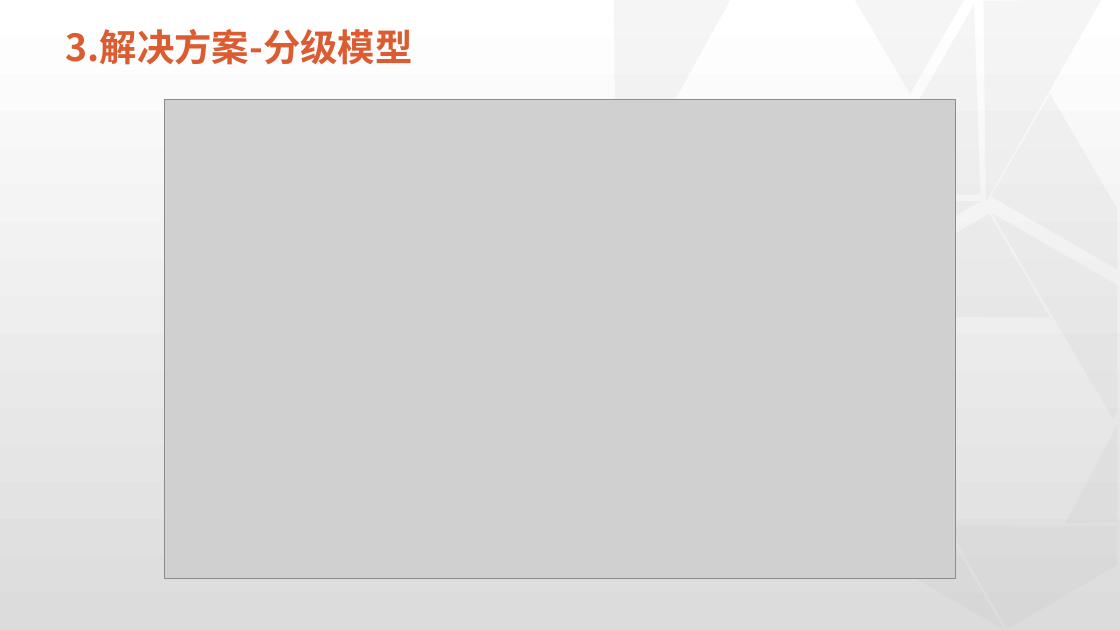
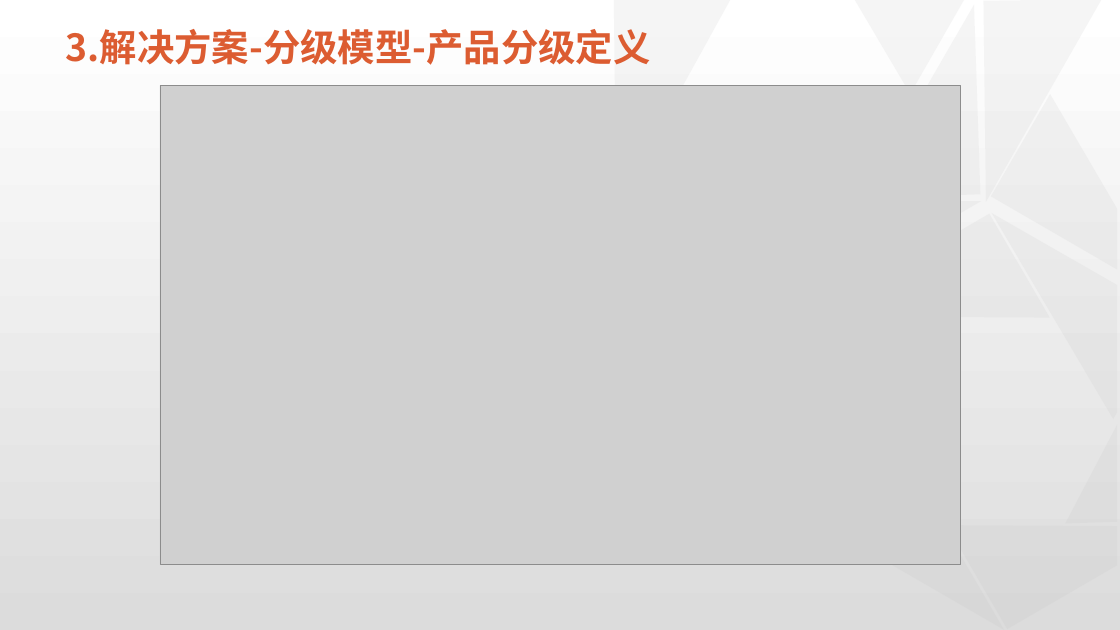
Before and after one commit to physicsLoveJava/java-miscellaneous, a slide deck: slide 10 of tech-interview/a-task/实习总结预展示板-新版.pptx. Drawn at 1120x630 pixels with LibreOffice and Linux fonts; fonts in the diff are those of the drawing; grey boxes stand for pictures; background and template pictures are left out. Boxes give left, top, right and bottom in pixels: in the first picture for what was removed or moved away, otherwise in the second. Text is boxed around its words. In the diff, an @@ line names an element or a change of style, - is before the commit and + after.

```diff
--- a/tech-interview/a-task/实习总结预展示板-新版.pptx
+++ b/tech-interview/a-task/实习总结预展示板-新版.pptx
@@ title at [66, 29, 651, 65]: text changed @@
-3.解决方案-分级模型
+3.解决方案-分级模型-产品分级定义
@@ picture: place and size @@
-picture at [165, 99, 956, 578]
+picture at [160, 86, 960, 565]
@@ right triangle removed at [621, 99, 861, 306] @@
```
Also in this commit, not shown: 6 other slides changed, 4 slides added, 1 other file.
